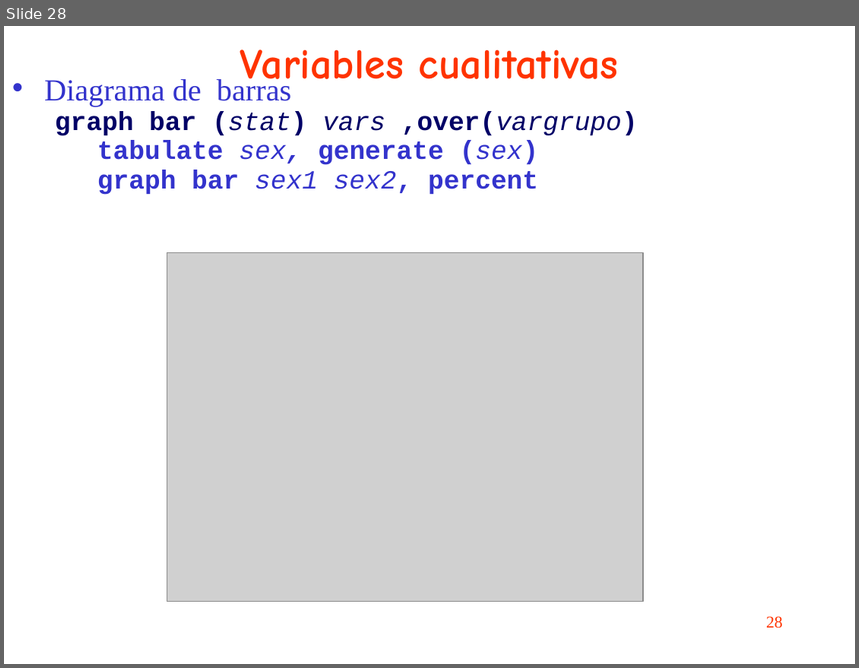
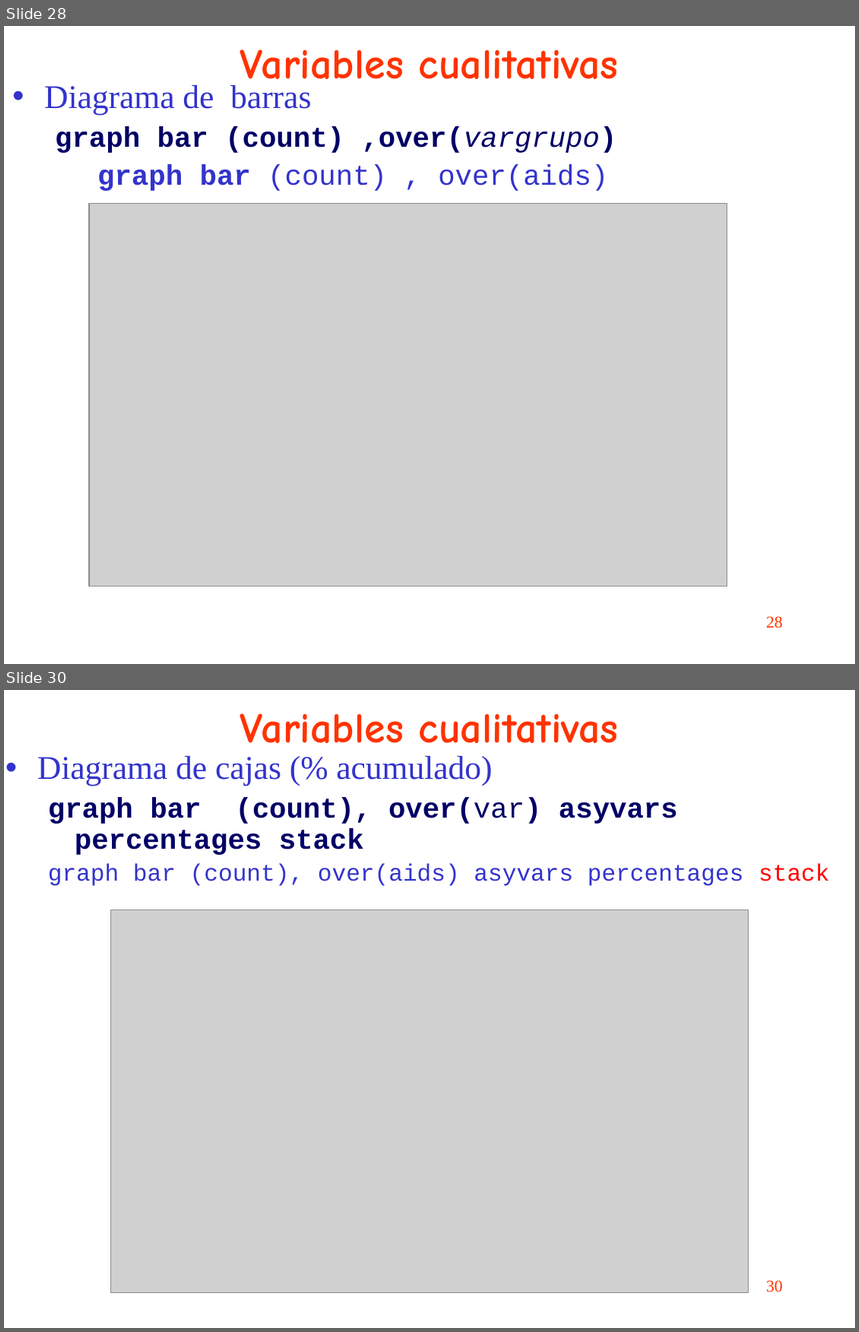
Before and after one commit to uebvhir/Course_Basic_data_analysis_with_Stata, a slide deck: slides/sessio_2_stata_basic.ppt. Shown one above the other, each under a label of ours: slide 28 before the commit, slides 28 and 30 after it; the slides between them are not shown. The pictures are 859x668 and 859x1332 pixels, drawn with LibreOffice and Linux fonts; fonts in the diff are those of the drawing; grey boxes stand for pictures. Boxes give left, top, right and bottom in pixels: in the first picture for what was removed or moved away, otherwise in the second. Text is boxed around its words. In the diff, an @@ line names an element or a change of style, - is before the commit and + after.

```diff
--- a/slides/sessio_2_stata_basic.ppt
+++ b/slides/sessio_2_stata_basic.ppt
@@ slide 30 added at bbox=[4, 690, 855, 1328], background #FFFFFF @@
@@ title added at bbox=[240, 714, 619, 756], 36 pt, text #FF3300, bold @@
+Variables cualitativas
@@ text added at bbox=[37, 755, 829, 886], 20 pt, text #3333CC @@
+• Diagrama de cajas (% acumulado)
+  graph bar (count), over(var) asyvars percentages stack
+  graph bar (count), over(aids) asyvars percentages stack
@@ picture added at bbox=[110, 910, 749, 1293] @@
@@ page number added at bbox=[766, 1281, 783, 1293], 14 pt, text #FF3300 @@
+30
@@ slide 28 changed as well @@
@@ title "Variables cualitativas" rewrapped from bbox=[240, 50, 619, 92] to bbox=[240, 50, 619, 79] @@
@@ text at bbox=[44, 85, 311, 115]: size 25.9 to 28 pt in "Diagrama de barras"; line spacing 0.7 to 0.9 @@
@@ text at bbox=[55, 127, 617, 191]: text changed; size 22.2 to 24 pt; text colour #3333CC to #000066 @@
-  graph bar (stat) vars ,over(vargrupo)
-    tabulate sex, generate (sex)
-    graph bar sex1 sex2, percent
+  graph bar (count) ,over(vargrupo)
+    graph bar (count) , over(aids)
@@ picture: place and size @@
-picture at bbox=[167, 253, 643, 602]
+picture at bbox=[89, 203, 728, 586]
```
Also in this commit, not shown: 17 other slides changed, 10 other slides added, 10 slides removed, 1 other file.
